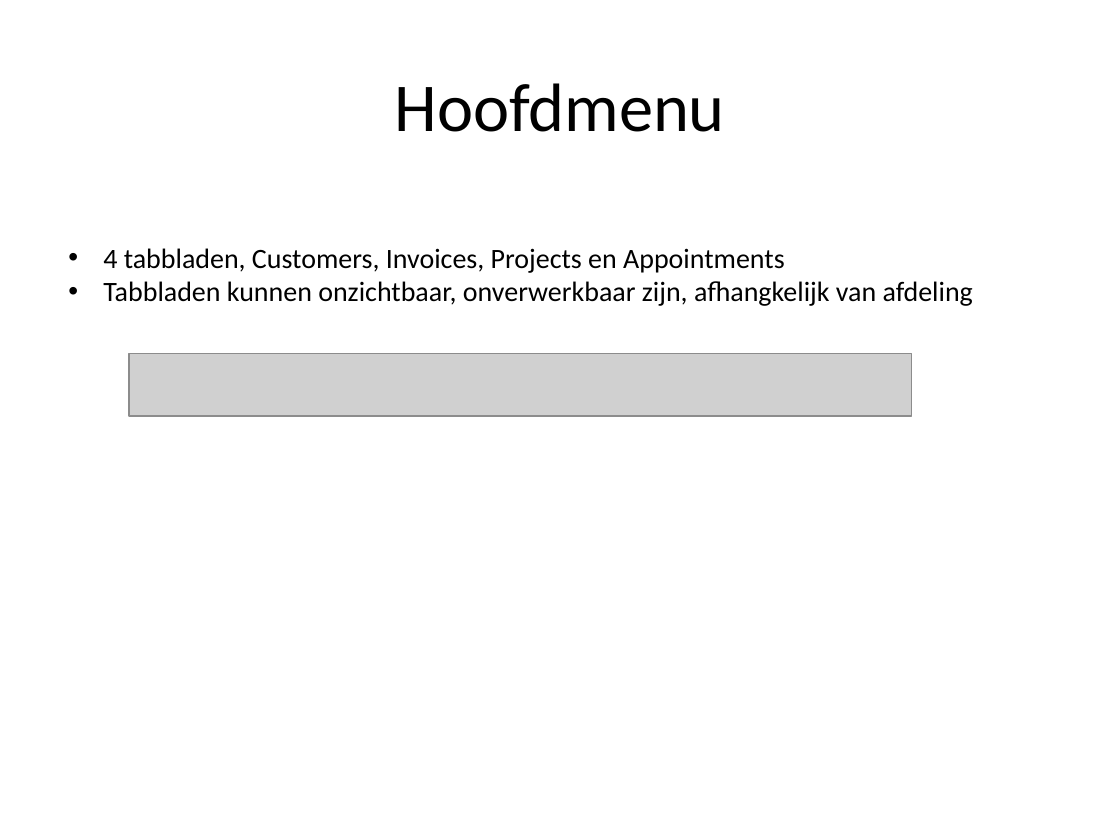
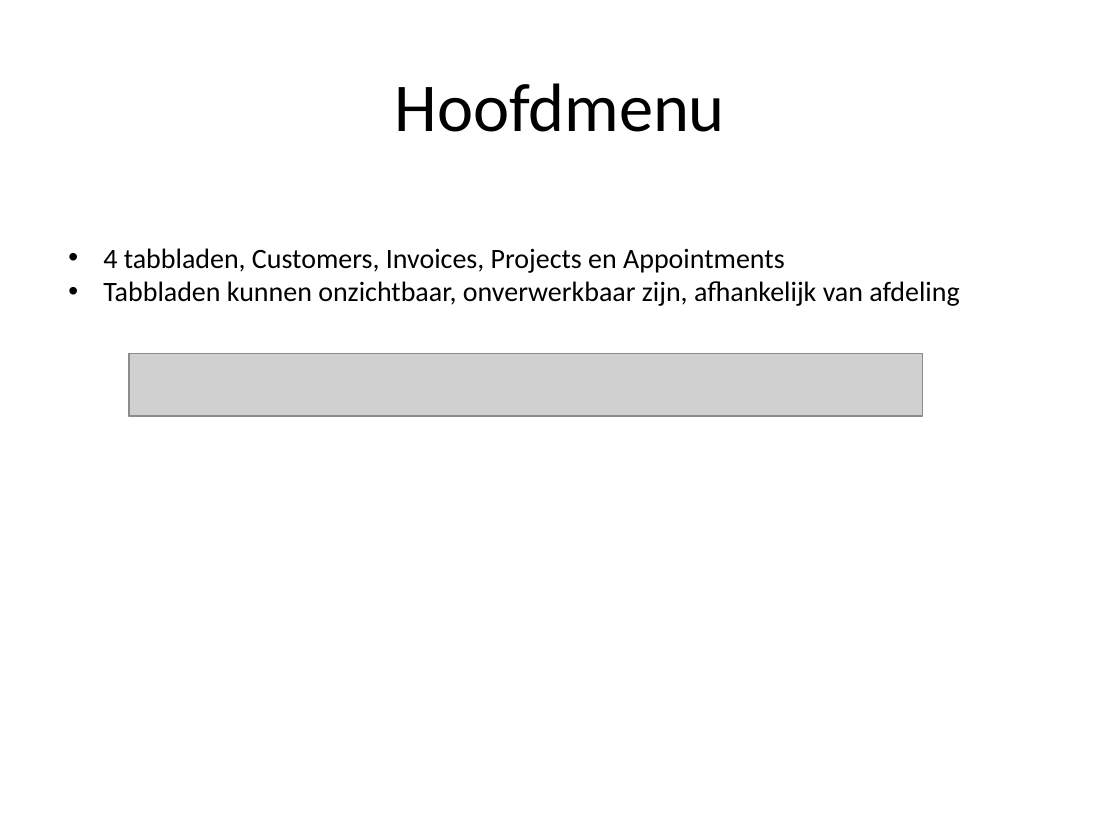
Before and after one commit to teumaas/BarrocIT, a slide deck: slide 3 of Barroc IT - Documentatie/Steven/Applicatie.pptx. Drawn at 1120x840 pixels with LibreOffice and Linux fonts; fonts in the diff are those of the drawing; grey boxes stand for pictures. Boxes give left, top, right and bottom in pixels: in the first picture for what was removed or moved away, otherwise in the second. Text is boxed around its words. In the diff, an @@ line names an element or a change of style, - is before the commit and + after.

```diff
--- a/Barroc IT - Documentatie/Steven/Applicatie.pptx
+++ b/Barroc IT - Documentatie/Steven/Applicatie.pptx
@@ text at (x1=103, y1=281, x2=959, y2=306): text changed @@
-• Tabbladen kunnen onzichtbaar, onverwerkbaar zijn, afhangkelijk van afdeling
+• Tabbladen kunnen onzichtbaar, onverwerkbaar zijn, afhankelijk van afdeling
@@ picture added at (x1=129, y1=353, x2=923, y2=416) @@
```
Also in this commit, not shown: 5 other slides changed.
